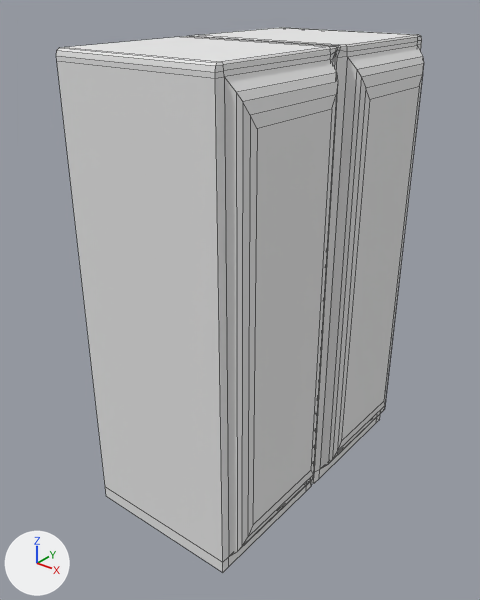
The Blender file House builder/Assets/Models/Furniture/Bath_cabinet.blend: old version first, new version second.
The view is the same before and after, from a 50 mm lens placed at (2.44, -3.22, 2.36), pointed at (-0.03, -0.13, 0.44). Arrows for +X, +Y and +Z are at lower left; the lights stay in place. Mesh edges are drawn as thin lines.
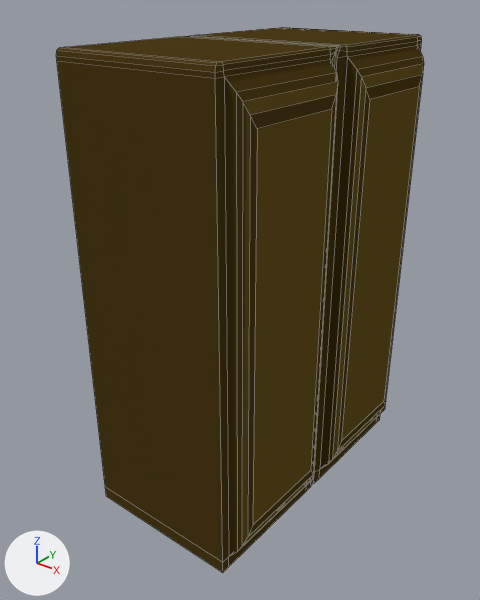
Where the newer file only moved an object's origin or applied its transform, the numbers keep the older frame.

The edits, one by one:
Picture 'Cabinet_Texture_Brown' (img_cabinet_texture_brown) is new.
In material 'Material_bath_cabinet' (mat_material_bath_cabinet), base_color is no longer (0.8, 0.8, 0.8), white #e7e7e7.
In material 'Material_bath_cabinet' (mat_material_bath_cabinet), texture is now set to img_cabinet_texture_brown.

Boxes (x1, y1, x2, y2) around the edits, measured in the pictures (480 x 600 px):
'Cube', surface changed (grey to brown)
    both: (56, 27, 424, 572)
